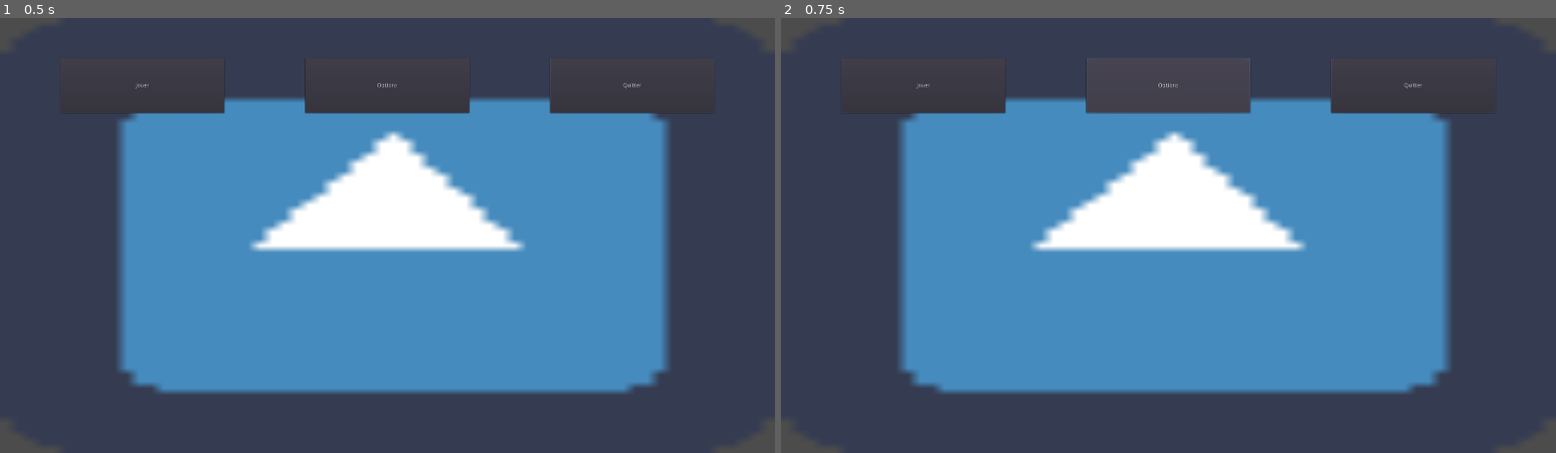
Above: before the commit, frames 1-2 (left to right).
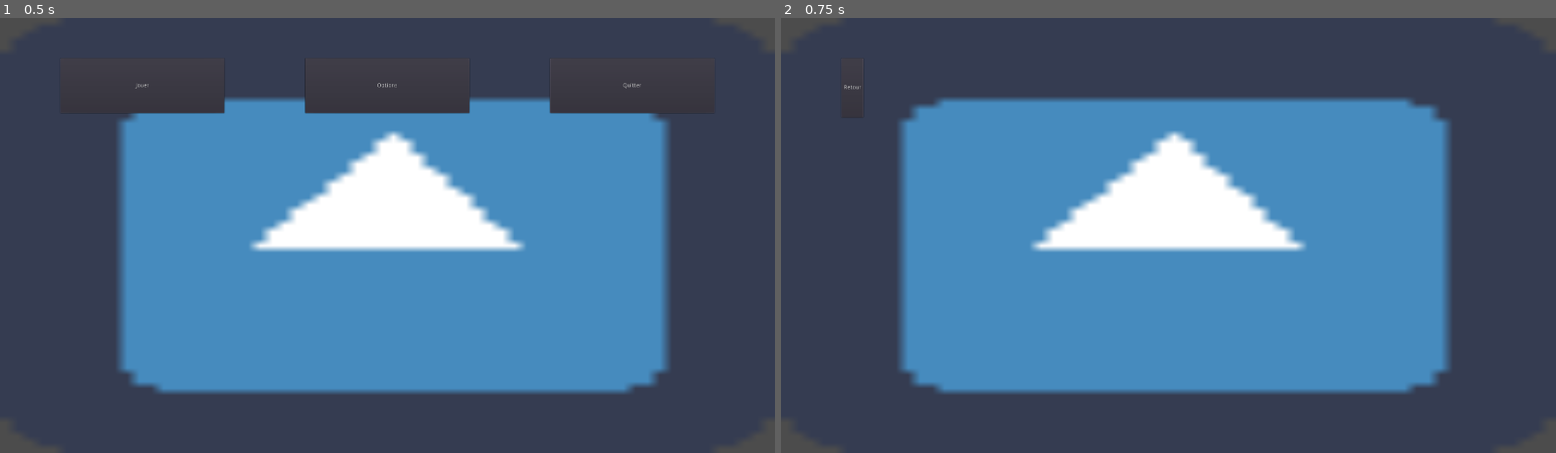
Above: after the commit, the same moments.

Repository: EmissaireBouc/BateauJardin2
Game: Godot game, scene res://Scenes/Systeme/Ecran_Titre.tscn
Two runs of this game, one before a commit and one after it. Both use one fixed random seed, a clock stepped at 60 frames per second and the inputs below. The engine's default icon, where the game draws it, is replaced by a stand-in: a white triangle on a blue panel in a dark square.
Inputs:
- Up to frame 1 (0.5 s): no input
- Up to frame 2 (0.75 s): click "Options" at 0.5 s

Frame 1 is identical in both runs. In frame 2, 1.8% of the frame differs, in the area x 8-86%, y 9-23%.

Commit message:
paulette

Diff:
--- /dev/null
+++ b/godotScene/Assets/Data/DialoguesData.json
@@ -0,0 +1,26 @@
+{
+  "Soeur": {
+	"ID": 0,
+    "Nom": "Soeur",
+    "Portrait": "illustration",
+    "Informations": 0,
+    "Dialogue": "Histoire de dire quelque chose d'un peu plus long ! Ou pas."
+  },
+
+  "Andre": {
+	"ID": 1,
+    "Nom": "André",
+    "Portrait": "illustration",
+    "Informations": 1,
+    "Dialogue": [
+		[
+		"Salut, salut, encore un test. Histoire de dire quelque chose d'un peu plus long ! Ou pas.",
+		"Pour que cela fonctionne il faut une deuxieme phrase !"
+	],
+		[
+		"Maintenant le deuxieme.",
+		"Histoire de dire quelque chose d'un peu plus long ! Ou pas."
+	]
+],
+  }
+}
--- /dev/null
+++ b/godotScene/Scenes/PNJ/Eleanor.tscn
@@ -0,0 +1,17 @@
+[gd_scene load_steps=3 format=2]
+
+[ext_resource path="res://Scripts/PNJ/Eleanor.gd" type="Script" id=1]
+[ext_resource path="res://Assets/Decors/icon.png" type="Texture" id=2]
+
+[node name="Eleanor" type="Sprite"]
+position = Vector2( 197.661, 418.705 )
+scale = Vector2( 3.8125, 8.4375 )
+texture = ExtResource( 2 )
+script = ExtResource( 1 )
+
+[node name="Area2D" type="Area2D" parent="."]
+
+[node name="CollisionPolygon2D" type="CollisionPolygon2D" parent="Area2D"]
+position = Vector2( 19.0752, -7.58517 )
+scale = Vector2( 0.279933, 0.115468 )
+polygon = PoolVector2Array( -219.661, 174, 96.3386, 170, -27.6614, 374, -163.661, 306 )
--- /dev/null
+++ b/godotScene/Scenes/PNJ/Ismael.tscn
@@ -0,0 +1,18 @@
+[gd_scene load_steps=3 format=2]
+
+[ext_resource path="res://Scripts/PNJ/Ismael.gd" type="Script" id=1]
+[ext_resource path="res://Assets/Decors/icon.png" type="Texture" id=2]
+
+[node name="Ismael" type="Sprite"]
+position = Vector2( 150.344, 274.361 )
+scale = Vector2( 2.4012, 2.21258 )
+texture = ExtResource( 2 )
+script = ExtResource( 1 )
+
+[node name="Area2D" type="Area2D" parent="."]
+position = Vector2( 55.1447, -139.64 )
+
+[node name="CollisionPolygon2D" type="CollisionPolygon2D" parent="Area2D"]
+position = Vector2( -23.6136, 57.6291 )
+scale = Vector2( 0.418304, 0.490692 )
+polygon = PoolVector2Array( -219.661, 174, 96.3386, 170, -27.6614, 374, -163.661, 306 )
--- /dev/null
+++ b/godotScene/Scenes/PNJ/Kaneza.tscn
@@ -0,0 +1,17 @@
+[gd_scene load_steps=3 format=2]
+
+[ext_resource path="res://Scripts/PNJ/Kaneza.gd" type="Script" id=1]
+[ext_resource path="res://Assets/Decors/icon.png" type="Texture" id=2]
+
+[node name="Kaneza" type="Sprite"]
+position = Vector2( 172.412, 247.387 )
+scale = Vector2( 4.60152, 5.29117 )
+texture = ExtResource( 2 )
+script = ExtResource( 1 )
+
+[node name="Area2D" type="Area2D" parent="."]
+
+[node name="CollisionPolygon2D" type="CollisionPolygon2D" parent="Area2D"]
+position = Vector2( 20.8837, -44.4002 )
+scale = Vector2( 0.230599, 0.25317 )
+polygon = PoolVector2Array( -219.661, 174, 96.3386, 170, -27.6614, 374, -163.661, 306 )
--- /dev/null
+++ b/godotScene/Scenes/PNJ/Mael.tscn
@@ -0,0 +1,18 @@
+[gd_scene load_steps=3 format=2]
+
+[ext_resource path="res://Scripts/PNJ/Mael.gd" type="Script" id=1]
+[ext_resource path="res://Assets/Decors/icon.png" type="Texture" id=2]
+
+[node name="Mael" type="Sprite"]
+position = Vector2( 221.455, 343.019 )
+scale = Vector2( 7.05951, 9.64649 )
+texture = ExtResource( 2 )
+script = ExtResource( 1 )
+
+[node name="Area2D" type="Area2D" parent="."]
+position = Vector2( 43.2325, -75.1375 )
+
+[node name="CollisionPolygon2D" type="CollisionPolygon2D" parent="Area2D"]
+position = Vector2( -26.1944, 60.4721 )
+scale = Vector2( 0.237846, 0.121673 )
+polygon = PoolVector2Array( -219.661, 174, -63.36, 223.857, 96.3386, 170, -27.6614, 374, -163.661, 306 )
--- /dev/null
+++ b/godotScene/Scenes/PNJ/Mazaa.tscn
@@ -0,0 +1,17 @@
+[gd_scene load_steps=3 format=2]
+
+[ext_resource path="res://Scripts/PNJ/Mazaa.gd" type="Script" id=1]
+[ext_resource path="res://Assets/Decors/icon.png" type="Texture" id=2]
+
+[node name="Mazaa" type="Sprite"]
+position = Vector2( 422.527, 406.774 )
+scale = Vector2( 12.078, 6.17474 )
+texture = ExtResource( 2 )
+script = ExtResource( 1 )
+
+[node name="Area2D" type="Area2D" parent="."]
+
+[node name="CollisionPolygon2D" type="CollisionPolygon2D" parent="Area2D"]
+position = Vector2( 59.3524, -22.445 )
+scale = Vector2( 1, 0.149488 )
+polygon = PoolVector2Array( -91.2469, 178.479, -48.0458, 145.392, -28.5402, 198.09, -27.6614, 374, -80.7958, 266.729 )
--- /dev/null
+++ b/godotScene/Scenes/PNJ/Minh-Tam.tscn
@@ -0,0 +1,17 @@
+[gd_scene load_steps=3 format=2]
+
+[ext_resource path="res://Scripts/PNJ/Minh-Tam.gd" type="Script" id=1]
+[ext_resource path="res://Assets/Decors/icon.png" type="Texture" id=2]
+
+[node name="Minh-Tam" type="Sprite"]
+position = Vector2( 263.14, 389.609 )
+scale = Vector2( 7.00254, 6.87792 )
+texture = ExtResource( 2 )
+script = ExtResource( 1 )
+
+[node name="Area2D" type="Area2D" parent="."]
+
+[node name="CollisionPolygon2D" type="CollisionPolygon2D" parent="Area2D"]
+position = Vector2( 8.54531, -26.68 )
+scale = Vector2( 0.208889, 0.165953 )
+polygon = PoolVector2Array( -219.661, 174, 96.3386, 170, -27.6614, 374, -163.661, 306 )
--- /dev/null
+++ b/godotScene/Scenes/PNJ/Suzanne.tscn
@@ -0,0 +1,17 @@
+[gd_scene load_steps=3 format=2]
+
+[ext_resource path="res://Scripts/PNJ/Suzanne.gd" type="Script" id=1]
+[ext_resource path="res://Assets/Decors/icon.png" type="Texture" id=2]
+
+[node name="Suzanne" type="Sprite"]
+position = Vector2( 321.99, 374.897 )
+scale = Vector2( 3.18748, 5.96252 )
+texture = ExtResource( 2 )
+script = ExtResource( 1 )
+
+[node name="Area2D" type="Area2D" parent="."]
+
+[node name="CollisionPolygon2D" type="CollisionPolygon2D" parent="Area2D"]
+position = Vector2( 20.3373, -19.691 )
+scale = Vector2( 0.281833, 0.141111 )
+polygon = PoolVector2Array( -219.661, 174, 96.3386, 170, -27.6614, 374, -163.661, 306 )
--- /dev/null
+++ b/godotScene/Scenes/Systeme/Dialogues.tscn
@@ -0,0 +1,85 @@
+[gd_scene load_steps=4 format=2]
+
+[ext_resource path="res://Assets/Decors/icon.png" type="Texture" id=1]
+[ext_resource path="res://Scripts/BoiteDialogue.gd" type="Script" id=2]
+
+[sub_resource type="Animation" id=1]
+resource_name = "Idle"
+loop = true
+tracks/0/type = "value"
+tracks/0/path = NodePath(".:position")
+tracks/0/interp = 1
+tracks/0/loop_wrap = true
+tracks/0/imported = false
+tracks/0/enabled = true
+tracks/0/keys = {
+"times": PoolRealArray( 0, 0.5 ),
+"transitions": PoolRealArray( 1, 1 ),
+"update": 0,
+"values": [ Vector2( 1665.98, 283.306 ), Vector2( 1665.98, 311.306 ) ]
+}
+
+[node name="Control" type="Control"]
+anchor_right = 1.0
+anchor_bottom = 1.0
+__meta__ = {
+"_edit_use_anchors_": false
+}
+
+[node name="BoiteDialogue" type="Control" parent="."]
+anchor_top = 0.619
+anchor_right = 1.0
+anchor_bottom = 1.0
+margin_left = 60.0
+margin_top = 17.48
+margin_right = -60.0
+margin_bottom = -60.0
+script = ExtResource( 2 )
+__meta__ = {
+"_edit_use_anchors_": false
+}
+
+[node name="fond" type="TextureRect" parent="BoiteDialogue"]
+anchor_right = 1.0
+anchor_bottom = 1.051
+margin_bottom = -0.0339966
+size_flags_horizontal = 0
+size_flags_vertical = 0
+texture = ExtResource( 1 )
+expand = true
+__meta__ = {
+"_edit_use_anchors_": false
+}
+
+[node name="nom" type="RichTextLabel" parent="BoiteDialogue"]
+margin_left = 70.0
+margin_top = 44.1362
+margin_right = 444.318
+margin_bottom = 84.1362
+bbcode_text = "Nom du personnage"
+text = "Nom du personnage"
+__meta__ = {
+"_edit_use_anchors_": false
+}
+
+[node name="texte" type="RichTextLabel" parent="BoiteDialogue"]
+margin_left = 70.0
+margin_top = 86.0
+margin_right = 1711.0
+margin_bottom = 289.0
+text = "Textes et dialogues des personnages."
+__meta__ = {
+"_edit_use_anchors_": false
+}
+
+[node name="indicateur" type="Sprite" parent="BoiteDialogue"]
+visible = false
+position = Vector2( 1665.98, 283.306 )
+scale = Vector2( 0.610231, 0.777275 )
+texture = ExtResource( 1 )
+
+[node name="AnimationPlayer" type="AnimationPlayer" parent="BoiteDialogue/indicateur"]
+anims/Idle = SubResource( 1 )
+
+[node name="Tween" type="Tween" parent="BoiteDialogue"]
+[connection signal="tween_completed" from="BoiteDialogue/Tween" to="BoiteDialogue" method="_on_Tween_tween_completed"]
--- a/godotScene/Scenes/Systeme/Scene_Principale.tscn
+++ b/godotScene/Scenes/Systeme/Scene_Principale.tscn
@@ -18,12 +18,15 @@
 [ext_resource path="res://Scripts/DebugLabel3.gd" type="Script" id=16]
 [ext_resource path="res://Scenes/WaterTextureOffset.tscn" type="PackedScene" id=17]
 [ext_resource path="res://Assets/Mask/Ciel.png" type="Texture" id=18]
+[ext_resource path="res://Scenes/PNJ/Eleanor.tscn" type="PackedScene" id=19]
 [ext_resource path="res://Assets/Plante/Scene/Cosmos.tscn" type="PackedScene" id=20]
 [ext_resource path="res://Assets/Plante/Scene/FeuillesVertRouge.tscn" type="PackedScene" id=21]
 [ext_resource path="res://Assets/Plante/Scene/OreillesDeLapin.tscn" type="PackedScene" id=22]
 [ext_resource path="res://Assets/Plante/Image/oreilles de lapin.png" type="Texture" id=23]
 [ext_resource path="res://Assets/Plante/Image/feuilles vert rouge .png" type="Texture" id=24]
 [ext_resource path="res://Assets/Plante/Image/colorées.png" type="Texture" id=25]
+[ext_resource path="res://Scripts/InteractionDialogues.gd" type="Script" id=26]
+[ext_resource path="res://Scenes/Systeme/Dialogues.tscn" type="PackedScene" id=27]
 
 [sub_resource type="CircleShape2D" id=1]
 radius = 102.45
@@ -56,6 +59,7 @@
 	VERTEX.x += getWind(VERTEX.xy, UV, TIME);
 }
 "
+custom_defines = ""
 
 [sub_resource type="ShaderMaterial" id=3]
 resource_local_to_scene = true
@@ -74,22 +78,22 @@
 animations = [ {
 "frames": [ ExtResource( 23 ) ],
 "loop": true,
-"name": "lvl3",
-"speed": 5.0
-}, {
-"frames": [ ExtResource( 23 ) ],
-"loop": true,
 "name": "lvl2",
-"speed": 5.0
-}, {
-"frames": [ ExtResource( 23 ) ],
-"loop": true,
-"name": "lvl1",
 "speed": 5.0
 }, {
 "frames": [ ExtResource( 23 ) ],
 "loop": false,
 "name": "apparition",
+"speed": 5.0
+}, {
+"frames": [ ExtResource( 23 ) ],
+"loop": true,
+"name": "lvl1",
+"speed": 5.0
+}, {
+"frames": [ ExtResource( 23 ) ],
+"loop": true,
+"name": "lvl3",
 "speed": 5.0
 }, {
 "frames": [ ExtResource( 23 ) ],
@@ -126,6 +130,7 @@
 	VERTEX.x += getWind(VERTEX.xy, UV, TIME);
 }
 "
+custom_defines = ""
 
 [sub_resource type="ShaderMaterial" id=6]
 resource_local_to_scene = true
@@ -144,22 +149,22 @@
 animations = [ {
 "frames": [ ExtResource( 24 ) ],
 "loop": true,
-"name": "lvl3",
-"speed": 5.0
-}, {
-"frames": [ ExtResource( 24 ) ],
-"loop": true,
 "name": "lvl2",
-"speed": 5.0
-}, {
-"frames": [ ExtResource( 24 ) ],
-"loop": true,
-"name": "lvl1",
 "speed": 5.0
 }, {
 "frames": [ ExtResource( 24 ) ],
 "loop": false,
 "name": "apparition",
+"speed": 5.0
+}, {
+"frames": [ ExtResource( 24 ) ],
+"loop": true,
+"name": "lvl1",
+"speed": 5.0
+}, {
+"frames": [ ExtResource( 24 ) ],
+"loop": true,
+"name": "lvl3",
 "speed": 5.0
 }, {
 "frames": [ ExtResource( 24 ) ],
@@ -185,22 +190,22 @@
 animations = [ {
 "frames": [ ExtResource( 24 ) ],
 "loop": true,
-"name": "lvl3",
-"speed": 5.0
-}, {
-"frames": [ ExtResource( 24 ) ],
-"loop": true,
 "name": "lvl2",
-"speed": 5.0
-}, {
-"frames": [ ExtResource( 24 ) ],
-"loop": true,
-"name": "lvl1",
 "speed": 5.0
 }, {
 "frames": [ ExtResource( 24 ) ],
 "loop": false,
 "name": "apparition",
+"speed": 5.0
+}, {
+"frames": [ ExtResource( 24 ) ],
+"loop": true,
+"name": "lvl1",
+"speed": 5.0
+}, {
+"frames": [ ExtResource( 24 ) ],
+"loop": true,
+"name": "lvl3",
 "speed": 5.0
 }, {
 "frames": [ ExtResource( 24 ) ],
@@ -237,6 +242,7 @@
 	VERTEX.x += getWind(VERTEX.xy, UV, TIME);
 }
 "
+custom_defines = ""
 
 [sub_resource type="ShaderMaterial" id=11]
 resource_local_to_scene = true
@@ -255,22 +261,22 @@
 animations = [ {
 "frames": [ ExtResource( 25 ) ],
 "loop": true,
-"name": "lvl3",
-"speed": 5.0
-}, {
-"frames": [ ExtResource( 25 ) ],
-"loop": true,
 "name": "lvl2",
-"speed": 5.0
-}, {
-"frames": [ ExtResource( 25 ) ],
-"loop": true,
-"name": "lvl1",
 "speed": 5.0
 }, {
 "frames": [ ExtResource( 25 ) ],
 "loop": false,
 "name": "apparition",
+"speed": 5.0
+}, {
+"frames": [ ExtResource( 25 ) ],
+"loop": true,
+"name": "lvl1",
+"speed": 5.0
+}, {
+"frames": [ ExtResource( 25 ) ],
+"loop": true,
+"name": "lvl3",
 "speed": 5.0
 }, {
 "frames": [ ExtResource( 25 ) ],
@@ -296,22 +302,22 @@
 animations = [ {
 "frames": [ ExtResource( 23 ) ],
 "loop": true,
-"name": "lvl3",
-"speed": 5.0
-}, {
-"frames": [ ExtResource( 23 ) ],
-"loop": true,
 "name": "lvl2",
-"speed": 5.0
-}, {
-"frames": [ ExtResource( 23 ) ],
-"loop": true,
-"name": "lvl1",
 "speed": 5.0
 }, {
 "frames": [ ExtResource( 23 ) ],
 "loop": false,
 "name": "apparition",
+"speed": 5.0
+}, {
+"frames": [ ExtResource( 23 ) ],
+"loop": true,
+"name": "lvl1",
+"speed": 5.0
+}, {
+"frames": [ ExtResource( 23 ) ],
+"loop": true,
+"name": "lvl3",
 "speed": 5.0
 }, {
 "frames": [ ExtResource( 23 ) ],
@@ -396,6 +402,11 @@
 [node name="CollisionPolygon2D" type="CollisionPolygon2D" parent="Bateau/Jardin"]
 position = Vector2( -928, -624 )
 polygon = PoolVector2Array( -608, 1392, 2528, 1392, 2528, -272, -672, -272 )
+
+[node name="Eleanor" parent="Bateau" instance=ExtResource( 19 )]
+visible = false
+position = Vector2( -1345.38, 479.286 )
+script = ExtResource( 26 )
 
 [node name="YSort" type="YSort" parent="Bateau"]
 
@@ -547,6 +558,9 @@
 __meta__ = {
 "_edit_use_anchors_": false
 }
+
+[node name="Dialogues" parent="CanvasLayer" instance=ExtResource( 27 )]
+visible = false
 
 [node name="Control" type="Control" parent="CanvasLayer"]
 margin_left = 8.0
--- /dev/null
+++ b/godotScene/Scripts/BoiteDialogue.gd
@@ -0,0 +1,31 @@
+extends Control
+
+var InformationsDial = String("")
+var NomPerso = String("")
+var DialoguePerso = String("")
+var DialogueArray = []
+
+var index_dialogue = 0
+var termine = false
+
+func _ready():
+	chargement_dialog()
+
+func _process(delta):
+	$"indicateur".visible = termine
+	if Input.is_action_just_pressed("ui_accept"):
+		chargement_dialog()
+
+func chargement_dialog():
+		termine = false
+		$nom.bbcode_text = NomPerso
+		$texte.bbcode_text = DialoguePerso
+		$texte.percent_visible = 0
+		$Tween.interpolate_property(
+			$texte, "percent_visible", 0, 1, 1,
+			Tween.TRANS_LINEAR, Tween.EASE_IN_OUT
+			)
+		$Tween.start()
+
+func _on_Tween_tween_completed(object, key):
+		termine = true
--- a/godotScene/Scripts/BoutonMenu.gd
+++ b/godotScene/Scripts/BoutonMenu.gd
@@ -1,12 +1,12 @@
 extends Button
 
 func _on_Jouer_pressed():
-	get_tree().change_scene("res://Scenes/Scene_Principale.tscn")
+	get_tree().change_scene("res://Scenes/Systeme/Scene_Principale.tscn")
 	pass # Replace with function body.
 
 
 func _on_Options_pressed():
-	get_tree().change_scene("res://Scenes/Options.tscn")
+	get_tree().change_scene("res://Scenes/Systeme/Options.tscn")
 	pass # Replace with function body.
 
 
--- a/godotScene/Scripts/Control.gd
+++ b/godotScene/Scripts/Control.gd
@@ -23,8 +23,8 @@
 onready var Line2D : Line2D = $Bateau/YSort/Line2D # Line2D trace une ligne (débug)
 onready var Player : AnimatedSprite = $Bateau/YSort/Player
 onready var MouseA : Area2D = get_node("Bateau/YSort/gMouseCollider")
-onready var menuInventaire : Area2D = get_node("CanvasLayer/Control/Inventory")
-onready var menuEntretenir : Area2D = get_node("CanvasLayer/Control/MenuInteractions")
+onready var menuInventaire : Control = get_node("CanvasLayer/Control/Inventory")
+onready var menuEntretenir : MarginContainer = get_node("CanvasLayer/Control/MenuInteractions")
 onready var Cam : Camera2D = get_node("Bateau/YSort/Player/Camera2D")
 onready var PA : Label = get_node("CanvasLayer/PA")
 
--- a/godotScene/Scripts/ImportData.gd
+++ b/godotScene/Scripts/ImportData.gd
@@ -3,6 +3,7 @@
 var plant_data
 var equipage_data
 var text
+var dialogue_data
 
 func _ready():
 	var plantdata_file = File.new()
@@ -16,3 +17,10 @@
 	var equipage_json = JSON.parse(equipage_file.get_as_text())
 	equipage_file.close()
 	equipage_data = equipage_json.result
+
+	var dialoguedata_file = File.new()
+	dialoguedata_file.open("res://Assets/Data/DialoguesData.json",File.READ)
+	var dialoguedata_json = JSON.parse(dialoguedata_file.get_as_text())
+	dialoguedata_file.close()
+	dialogue_data = dialoguedata_json.result
+	print(dialogue_data)
--- /dev/null
+++ b/godotScene/Scripts/InteractionDialogues.gd
@@ -0,0 +1,47 @@
+extends Sprite
+
+var playerZone = false
+var NomPersonnage
+
+onready var BoiteDialogue = get_node("../CanvasLayer/Dialogues/BoiteDialogue")
+onready var Dialogues = get_node("../CanvasLayer/Dialogues")
+
+func _ready():
+	get_node("Area2D").connect("body_entered",self,"on_body_entered")
+	get_node("Area2D").connect("body_exited",self,"on_body_exited")
+	z_index = position.y
+
+""" Lorsque Player chevauche aire de collision de PNJ :
+On instancie la variable DialogueArray de Boite de dialogue avec la valeur contenue dans dialogue_data(NomPersonnage) """
+
+func on_body_entered(body):
+	if body.name == "Player":
+		playerZone = true
+		BoiteDialogue.DialogueArray = ImportData.dialogue_data[NomPersonnage].Dialogue
+
+func on_body_exited(body):
+	if body.name == "Player":
+		playerZone = false
+		Dialogues.visible = false
+		BoiteDialogue.index_dialogue = 0
+
+""" Lorsque Lea joueurse appuie sur Espace :
+	-> parle()
+		Si index_dialogue est inférieur à la taille du tableau de dialogue DialogueArray
+		alors instancier la variable BoiteDialogue.Dialogue avec l'élément contenu dans le tableau à l'index index_dialogue
+		index dialogue s'incrémente de 1 """
+
+func _input(event):
+	if event.is_action_pressed("ui_accept") && playerZone:
+		parle()
+
+func parle():
+	if BoiteDialogue.index_dialogue <= BoiteDialogue.DialogueArray.size()-1:
+		" Pour afficher les noms: "
+		BoiteDialogue.NomPerso = ImportData.dialogue_data[NomPersonnage].Nom
+		" Pour afficher les dialogues: "
+		BoiteDialogue.DialoguePerso = str(BoiteDialogue.DialogueArray[BoiteDialogue.index_dialogue])
+		BoiteDialogue.index_dialogue += 1
+		Dialogues.visible = true
+	else:
+		Dialogues.visible = false
--- /dev/null
+++ b/godotScene/Scripts/PNJ/Eleanor.gd
@@ -0,0 +1,3 @@
+extends Sprite
+
+export var NomPersonnage = "Eleanor"
--- /dev/null
+++ b/godotScene/Scripts/PNJ/Ismael.gd
@@ -0,0 +1,3 @@
+extends Sprite
+
+export var NomPersonnage = "Ismael"
--- /dev/null
+++ b/godotScene/Scripts/PNJ/Kaneza.gd
@@ -0,0 +1,3 @@
+extends Sprite
+
+export var NomPersonnage = "Kaneza"
--- /dev/null
+++ b/godotScene/Scripts/PNJ/Mael.gd
@@ -0,0 +1,3 @@
+extends Sprite
+
+export var NomPersonnage = "Mael"
--- /dev/null
+++ b/godotScene/Scripts/PNJ/Mazaa.gd
@@ -0,0 +1,3 @@
+extends Sprite
+
+export var NomPersonnage = "Mazaa"
--- /dev/null
+++ b/godotScene/Scripts/PNJ/Minh-Tam.gd
@@ -0,0 +1,3 @@
+extends Sprite
+
+export var NomPersonnage = "Minh Tâm"
--- /dev/null
+++ b/godotScene/Scripts/PNJ/Suzanne.gd
@@ -0,0 +1,3 @@
+extends Sprite
+
+export var NomPersonnage = "Suzanne"
Not shown: 1 places in godotScene/Scenes/Systeme/Scene_Principale.tscn that only renumber resources
